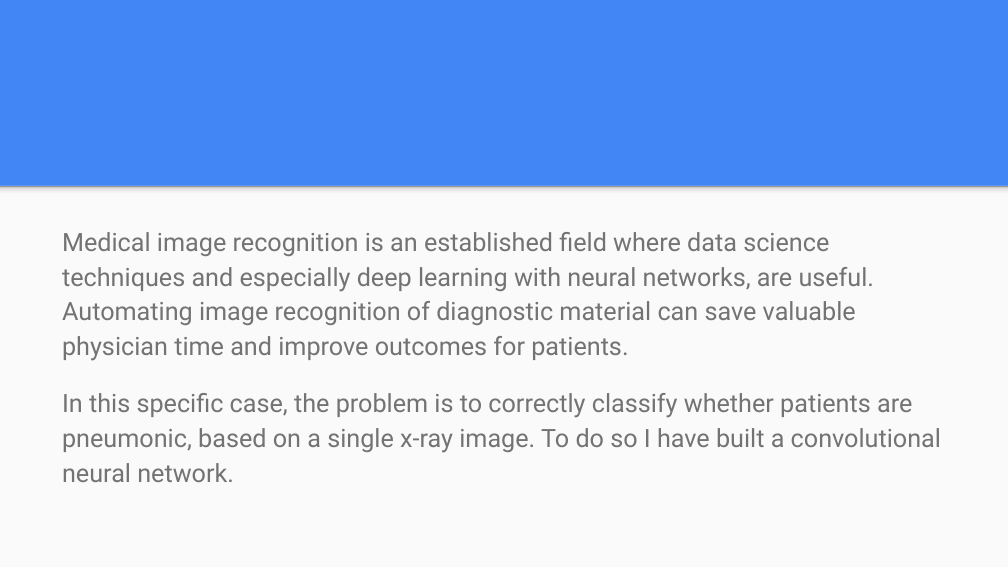
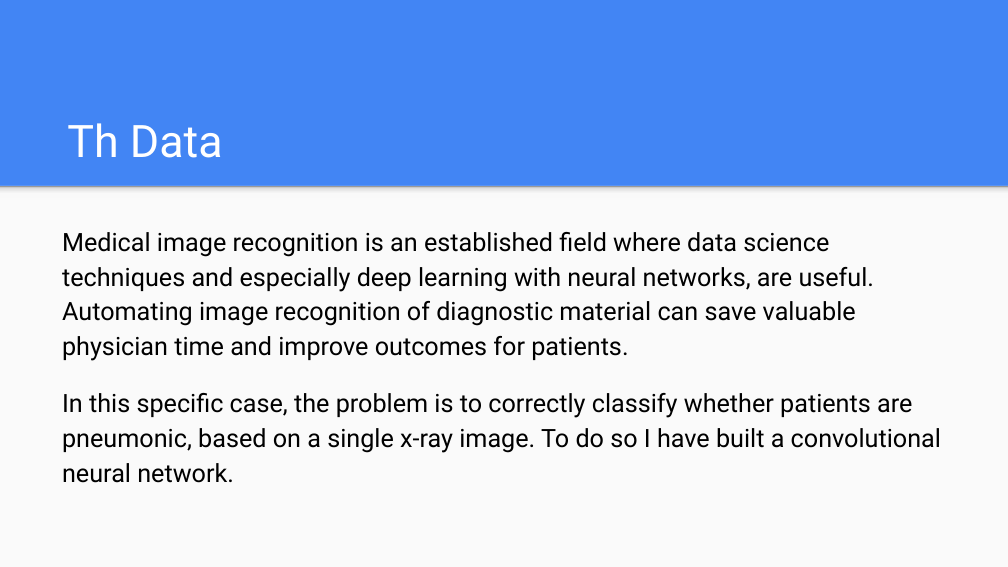
Before and after one commit to FedericoDiMartino/Springboard-Capstone-Project-2, a slide deck: slide 2 of Capstone 2 Deck.pptx. Drawn at 1008x567 pixels with LibreOffice and Linux fonts; fonts in the diff are those of the drawing. Boxes give left, top, right and bottom in pixels: in the first picture for what was removed or moved away, otherwise in the second. Text is boxed around its words. In the diff, an @@ line names an element or a change of style, - is before the commit and + after.

```diff
--- a/Capstone 2 Deck.pptx
+++ b/Capstone 2 Deck.pptx
@@ text added at (x1=67, y1=123, x2=223, y2=158), 32 pt, text #FFFFFF @@
+Th Data
@@ text "Medical image recognition is an ..." at (x1=62, y1=232, x2=941, y2=483): text colour #737373 to #000000 @@
```
Also in this commit, not shown: 2 other slides changed.
